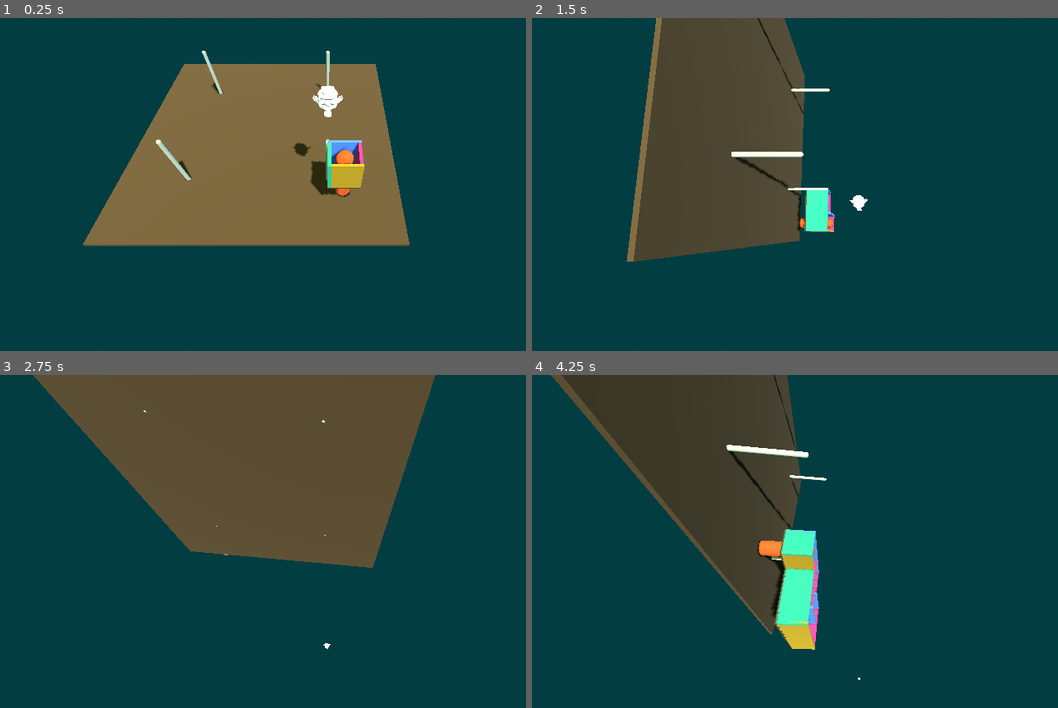
Above: before the commit, frames 1-4 (two rows, left to right).
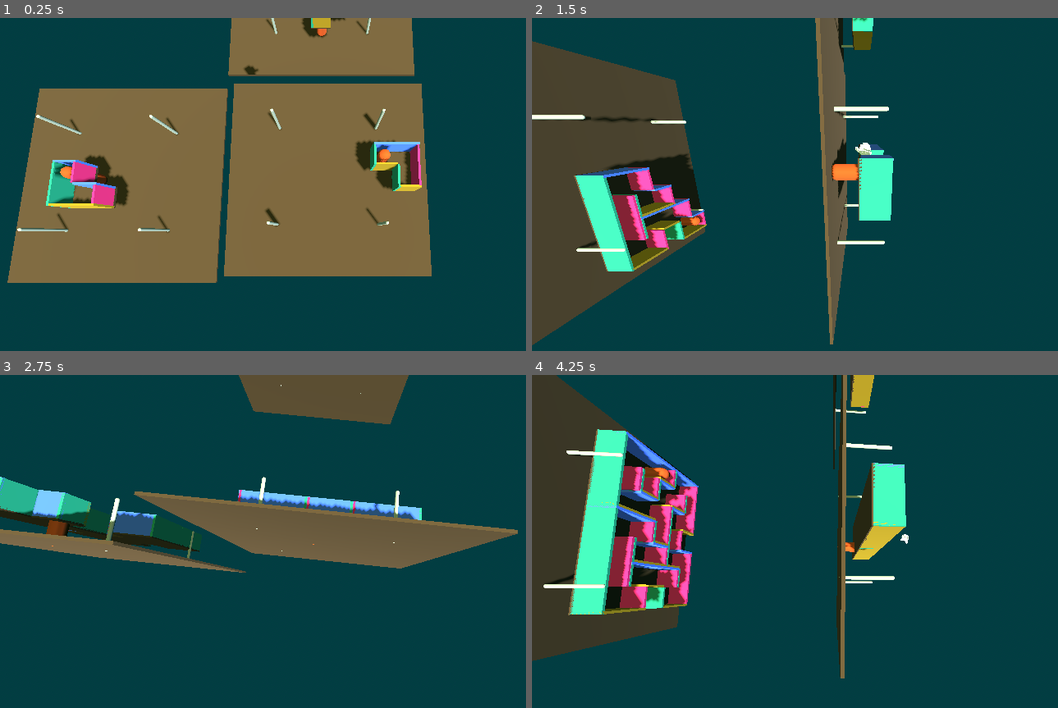
Above: after the commit, the same moments.

Repository: unblinky/gravity-guru
Game: Godot game, scene res://Main/Main.tscn
Same seed, same stepped clock (60 frames per second), same inputs: the game is played once before the commit and once after it.
Inputs:
- Up to frame 1 (0.25 s): no input
- Up to frame 2 (1.5 s): hold D (tilt_right) 0.53-1.28 s; hold S (tilt_back) from 1.28 s (still down)
- Up to frame 3 (2.75 s): release S (tilt_back) at 2.03 s; hold D (tilt_right) from 2.03 s (still down)
- Up to frame 4 (4.25 s): release D (tilt_right) at 2.78 s; hold W (tilt_forward) 2.78-3.53 s; hold A (tilt_left) from 3.53 s (still down)

The runs differ from the first frame. In frame 1, 31% of the frame differs, in the area x 1-83%, y 0-80%; in frame 2, 42%; in frame 3, 29%; in frame 4, 43%, in the area x 0-72%, y 0-92%.

Commit message:
Fixed-ish offset bug.

Diff:
--- a/Code/Main/Main.tscn
+++ b/Code/Main/Main.tscn
@@ -29,12 +29,18 @@
 environment = SubResource("Environment_6aewd")
 
 [node name="Rig" type="Node3D" parent="." unique_id=874996498]
-transform = Transform3D(1, 0, 0, 0, 0.5204286, 0.8539053, 0, -0.8539053, 0.5204286, 0, 0, 1.5122008)
+transform = Transform3D(1, 0, 0, 0, 0.12879565, 0.99167126, 0, -0.99167126, 0.12879565, 0, 0, 1.5122008)
 
 [node name="Camera3D" type="Camera3D" parent="Rig" unique_id=2041526354]
-transform = Transform3D(1, 0, 0, 0, 1, 0, 0, 0, 1, 0, 0, 7.101696)
+transform = Transform3D(1, 0, 0, 0, 1, 0, 0, 0, 1, 0, 4.7683716e-07, 11.112061)
 
 [node name="Ball" parent="." unique_id=293667383 instance=ExtResource("2_83ytx")]
-transform = Transform3D(1, 0, 0, 0, 1, 0, 0, 0, 1, 0, 2.5248413, 0)
+transform = Transform3D(1, 0, 0, 0, 1, 0, 0, 0, 1, 0, 11.753981, 0)
 
 [node name="Maze" parent="." unique_id=1318115514 instance=ExtResource("3_amygn")]
+
+[node name="Maze2" parent="." unique_id=1899769081 instance=ExtResource("3_amygn")]
+transform = Transform3D(1, 0, 0, 0, 1, 0, 0, 0, 1, -0.34305763, 0, -10.496012)
+
+[node name="Maze3" parent="." unique_id=1277623687 instance=ExtResource("3_amygn")]
+transform = Transform3D(1, 0, 0, 0, 1, 0, 0, 0, 1, -10.351547, 0, 0.29287338)
--- a/Code/Maze/Maze.gd
+++ b/Code/Maze/Maze.gd
@@ -5,9 +5,11 @@
 @onready var scout: MeshInstance3D = $Scout
 
 var offset: Vector3
+var plot_min: int = 2
+var plot_max: int = 8
 
 func _ready() -> void:
-	generate(6, 6)
+	generate(randi_range(plot_min, plot_max), randi_range(plot_min, plot_max))
 
 func _process(delta: float) -> void:
 	if Input.is_action_pressed("tilt_left"):
@@ -26,7 +28,7 @@
 	offset.x = (columns - 1) / 2.0
 	offset.z = (rows - 1) / 2.0
 	# FIXME: Double-check
-	position -= offset
+	#position -= offset
 
 	## Stores the 2D grid position.
 	var current_plot: Vector2i = Vector2i(randi_range(0, columns - 1), randi_range(0, rows - 1))
@@ -40,8 +42,8 @@
 	current_room = ROOM.instantiate()
 	current_room.maze = self
 	current_room.plot = current_plot
-	current_room.position.x = current_plot.x
-	current_room.position.z = current_plot.y
+	current_room.position.x = current_plot.x - offset.x
+	current_room.position.z = current_plot.y - offset.z
 	add_child(current_room)
 	breadcrumbs.append(current_room)
 	plots_visited.append(current_plot)
@@ -51,7 +53,7 @@
 
 	# How many times? It's different every time?
 	while plots_visited.size() < total_rooms:
-		await get_tree().create_timer(0.4).timeout
+		await get_tree().create_timer(0.1).timeout
 
 		# FIXME: Pick a direction.
 		#var headed: Vector2i = current_room.next_direction()
@@ -97,8 +99,8 @@
 			var next_room: Room = ROOM.instantiate()
 			next_room.maze = self
 			next_room.plot = neighbor_plot
-			next_room.position.x = neighbor_plot.x
-			next_room.position.z = neighbor_plot.y
+			next_room.position.x = neighbor_plot.x - offset.x
+			next_room.position.z = neighbor_plot.y - offset.z
 			add_child(next_room)
 			breadcrumbs.append(next_room)
 			plots_visited.append(next_room.plot)
@@ -110,41 +112,3 @@
 
 			# Increment current room.
 			current_room = next_room
-
-
-
-		#current_room.remove_wall(headed)
-		#current_room = spawn_room(current_plot)
-		#
-
-		#
-		## Error checked example of remove wall.
-		#var oposite_direction = oposite_direction(headed)
-		#if oposite_direction == Wall.Direction.NONE:
-			#print("Error! Wall.Direction.NONE")
-			#return
-		#current_room.remove_wall(oposite_direction)
-
-#
-#func spawn_room(plot: Vector2i) -> Room:
-	#var room: Room = ROOM.instantiate()
-	#room.maze = self
-	#room.position.x = plot.x
-	#room.position.z = plot.y
-	#add_child(room)
-	#
-	#breadcrumbs.append(room)
-	#plots_visited.append(plot)
-	#scout.position = room.position
-	#return room
-#
-#
-## Validate a new plot (x,y).
-## HACK: testing walls...
-#func find_valid_plot() -> Vector2i:
-	## Return a plot based on remaining walls.
-	##return Vector2i.RIGHT
-	#return Vector2i.LEFT
-	##return Vector2i.UP
-	##return Vector2i.DOWN
-	#
